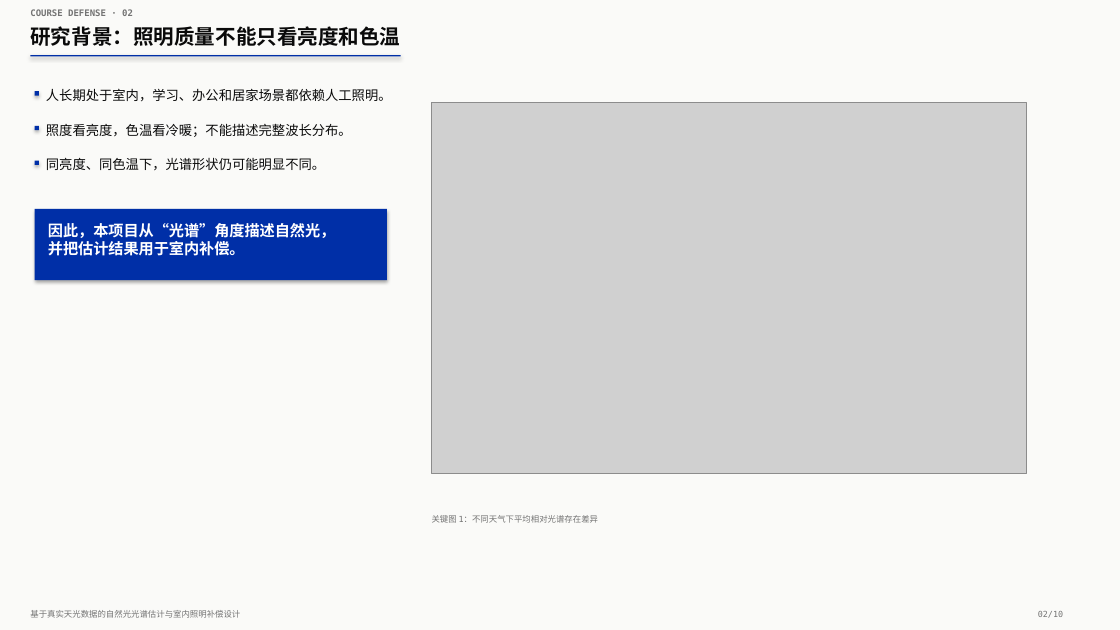
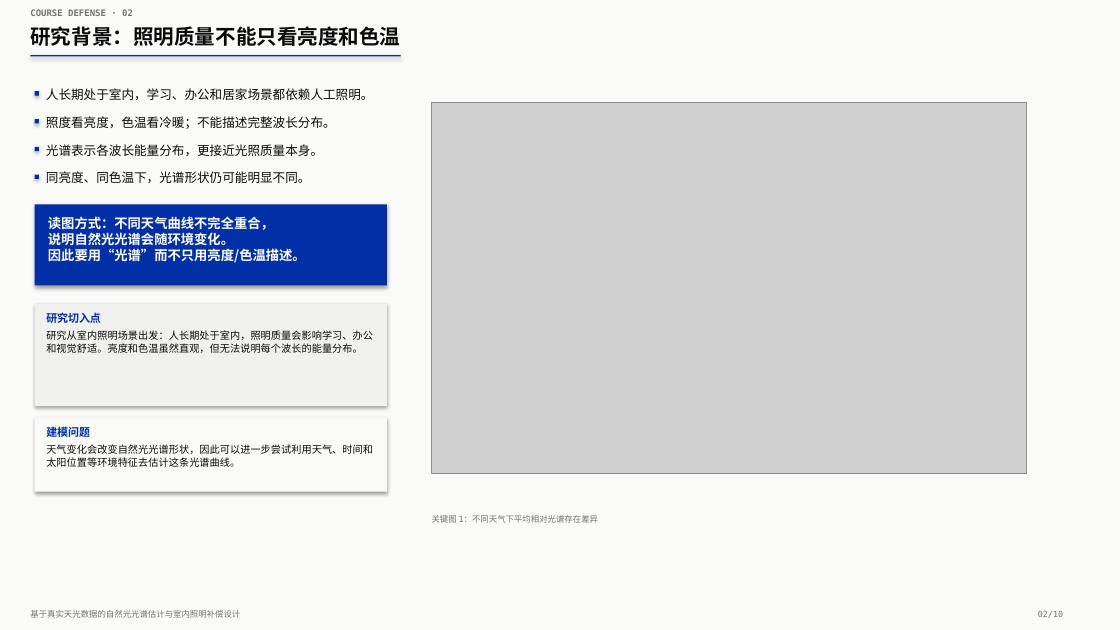
Before and after one commit to kmgcc/Pythian, a slide deck: slide 2 of 第24组_课程答辩.pptx. Drawn at 1120x630 pixels with LibreOffice and Linux fonts; fonts in the diff are those of the drawing; grey boxes stand for pictures. Boxes give left, top, right and bottom in pixels: in the first picture for what was removed or moved away, otherwise in the second. Text is boxed around its words. In the diff, an @@ line names an element or a change of style, - is before the commit and + after.

```diff
--- a/第24组_课程答辩.pptx
+++ b/第24组_课程答辩.pptx
@@ rectangle moved from (x1=34, y1=126, x2=39, y2=130) to (x1=34, y1=119, x2=39, y2=124) @@
@@ text "照度看亮度，色温看冷暖；不能描述完整波长分布。" moved from (x1=46, y1=124, x2=352, y2=137) to (x1=46, y1=116, x2=336, y2=129) @@
@@ rectangle moved from (x1=34, y1=160, x2=39, y2=165) to (x1=34, y1=147, x2=39, y2=151) @@
@@ text added at (x1=46, y1=144, x2=323, y2=156), 10.8 pt, text #0A0A0A @@
+光谱表示各波长能量分布，更接近光照质量本身。
@@ rectangle added at (x1=34, y1=175, x2=39, y2=179), fill #002FA7 @@
@@ size 11.4 to 10.8 pt in 3 elements at (x1=46, y1=88, x2=374, y2=100), (x1=46, y1=116, x2=336, y2=129), (x1=46, y1=171, x2=311, y2=183) @@
@@ text "同亮度、同色温下，光谱形状仍可能明显不同。" moved from (x1=46, y1=158, x2=325, y2=170) to (x1=46, y1=171, x2=311, y2=183) @@
@@ rectangle resized from (x1=34, y1=209, x2=386, y2=281) to (x1=34, y1=204, x2=386, y2=285) @@
@@ text removed at (x1=48, y1=223, x2=335, y2=256) @@
-因此，本项目从“光谱”角度描述自然光，
-并把估计结果用于室内补偿。
@@ text added at (x1=48, y1=216, x2=306, y2=263), 11.4 pt, text #FFFFFF, bold @@
+读图方式：不同天气曲线不完全重合，
+说明自然光光谱会随环境变化。
+因此要用“光谱”而不只用亮度/色温描述。
@@ rectangle added at (x1=34, y1=303, x2=386, y2=406), fill #F0F0EE @@
@@ text added at (x1=46, y1=312, x2=101, y2=323), 9.4 pt, text #002FA7, bold @@
+研究切入点
@@ text added at (x1=46, y1=330, x2=373, y2=353), 8.7 pt, text #0A0A0A @@
+研究从室内照明场景出发：人长期处于室内，照明质量会影响学习、办公和视觉舒适。亮度和色温虽然直观，但无法说明每个波长的能量分布。
@@ rectangle added at (x1=34, y1=418, x2=386, y2=492), fill #FAFAF8 @@
@@ text added at (x1=46, y1=425, x2=90, y2=440), 9.4 pt, text #002FA7, bold @@
+建模问题
@@ text added at (x1=46, y1=444, x2=373, y2=467), 8.7 pt, text #0A0A0A @@
+天气变化会改变自然光光谱形状，因此可以进一步尝试利用天气、时间和太阳位置等环境特征去估计这条光谱曲线。
```
Also in this commit, not shown: 9 other slides changed, 6 other files.
